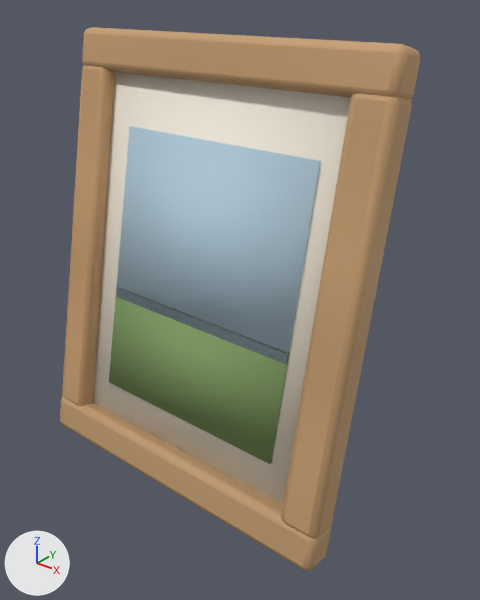
A saved change to the Blender file assets/models/source/furniture/photo_frame.blend.
Rendered twice from a camera (50 mm lens) standing at (0.178, -0.174, 0.222) and looking at (0.002, 0.046, 0.086). Arrows for +X, +Y and +Z are at lower left; the lights stay in place. The first picture is the older version.

The first picture shows 'Foto Himmel', 'Foto Wiese', 'Passepartout', 'Rahmen'.
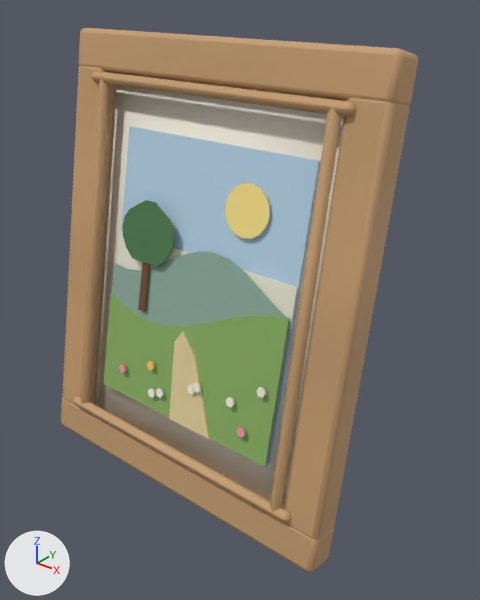
Where the change shows, as pixel boxes [x1, y1, x2, y2] in the pictures (480 x 600 px; the box of a moved part takes in the faces that stretch with it):
'Rahmen', reshaped
    before: [60, 27, 420, 571]
    after: [61, 28, 418, 573]
'Bild', added
    after: [103, 126, 321, 467]
'Foto Himmel', deleted (blue)
    before: [116, 126, 321, 364]
'Foto Wiese', deleted (green)
    before: [109, 287, 289, 464]
part 1 of me_rahmen, moved or reshaped
    before: [82, 27, 420, 100]
    after: [79, 28, 418, 106]
part 2 of me_rahmen, moved or reshaped
    before: [62, 65, 115, 406]
    after: [62, 66, 114, 405]
part 3 of me_rahmen, moved or reshaped
    before: [281, 93, 412, 538]
    after: [284, 98, 409, 540]
part 4 of me_rahmen, added (brown)
    after: [91, 71, 355, 117]
part 5 of me_rahmen, added
    after: [74, 396, 291, 522]
part 6 of me_rahmen, reshaped
    before: [60, 396, 331, 571]
    after: [61, 79, 342, 573]

Diff of the bpy script that builds the scene:
```diff
--- a/assets/models/source/furniture/photo_frame.blend.py
+++ b/assets/models/source/furniture/photo_frame.blend.py
@@ mat_photo @@
+mat_photo = bpy.data.materials.new('photo')
+# nodes: Attribute, BsdfPrincipled, Bump, HueSaturation, MapRange, MixRGB, OutputMaterial, RGB, TexCoord, TexNoise
+# colours: white #ffffff
@@ me_rahmen @@
 # used by ob_rahmen; location = (0.0, 0.0, 0.0)
-me_rahmen.from_pydata(...)  # 40 vertices, 30 faces; spans x -0.082..0.08, y -0.008..0.114, z 0.001..0.203
+me_rahmen.from_pydata(...)  # 72 vertices, 54 faces; spans x -0.082..0.08, y -0.007..0.114, z 0.0..0.202
+# me_rahmen part 1: the loose piece of 8 vertices spanning x -0.082..0.078, y 0.031..0.051, z 0.181..0.203 is moved by (-0.001, -0.001, -0.001)
+# me_rahmen part 2: the loose piece of 8 vertices spanning x -0.082..-0.062, y -0.004..0.048, z 0.019..0.188 is moved by (0.0, -0.001, 0.0)
+# me_rahmen part 3: the loose piece of 8 vertices spanning x 0.06..0.08, y -0.005..0.047, z 0.019..0.189 is moved by (0.0, 0.0, -0.001)
+# me_rahmen part 4: the loose piece of 8 vertices spanning x -0.082..0.078, y 0.031..0.051, z 0.181..0.203 is copied, and the copy is scaled about its middle by (0.836, 0.307, 0.279), then moved by (-0.001, -0.012, -0.01); it spans x -0.069..0.065, y 0.026..0.033, z 0.179..0.185
+# me_rahmen part 5: the loose piece of 8 vertices spanning x -0.08..0.08, y -0.008..0.012, z 0.004..0.025 is copied, and the copy is scaled about its middle by (0.836, 0.308, 0.276), then moved by (0.001, -0.005, 0.012); it spans x -0.067..0.067, y -0.006..0.0, z 0.024..0.03
+# me_rahmen part 6
+# 6 vertices are removed from x -0.08..0.08, y -0.008..0.012, z 0.004..0.025
+# 6 faces are deleted
+# 14 vertices are added at x -0.08..0.08, y -0.007..0.033, z 0.004..0.185
+# 8 new vertices lie (0.005, 0.0, 0.0) away from vertices in x -0.064..0.057, y -0.006..0.033, z 0.024..0.185
+# 18 new faces join them
+# other edits to the shape of me_rahmen do not show in these pictures
 me_rahmen.materials.append(mat_wood)
@@ me_bild @@
+me_bild.from_pydata(...)  # 270 vertices, 169 faces; spans x -0.05..0.05, y 0.0017..0.0338, z 0.0392..0.1619
+me_bild.polygons.foreach_set('use_smooth', [True] * 169)
+me_bild.materials.append(mat_photo)
@@ ob_foto_himmel @@
-ob_foto_himmel = bpy.data.objects.new('Foto Himmel', me_foto_himmel)
-ob_foto_himmel.location = (0.0, 0.0, 0.0)
@@ ob_foto_wiese @@
-ob_foto_wiese = bpy.data.objects.new('Foto Wiese', me_foto_wiese)
-ob_foto_wiese.location = (0.0, 0.0, 0.0)
@@ ob_bild @@
+ob_bild = bpy.data.objects.new('Bild', me_bild)
+ob_bild.location = (0.0, 0.0, 0.0)
```
